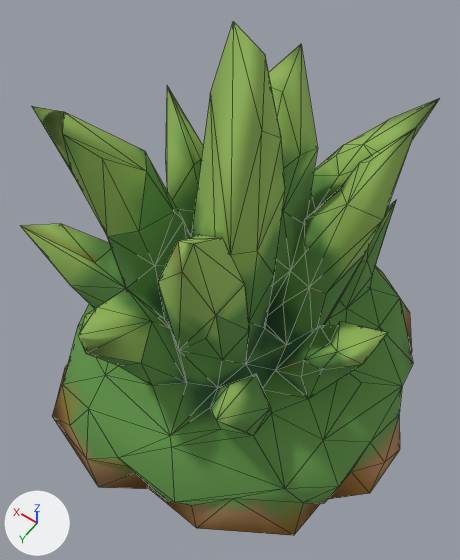
The glTF model public/models/grass-tuft.glb: old version first, new version second.
The view is the same before and after, from a 50 mm lens placed at (-0.492, 0.74, 0.994), pointed at (-0.017, 0.074, -0.052). Every picture has the same lights, and +X, +Y and +Z are marked at lower left. The first picture is the older version. Mesh edges are drawn as thin lines. Where no turn or scale is listed for an object, it has been applied to the vertices. Vertices at exactly the same position are counted once.

Objects in the first picture: 'tripo_node_5d25f9a5-906b-49e7-94e2-2dd1a0c666ba'.
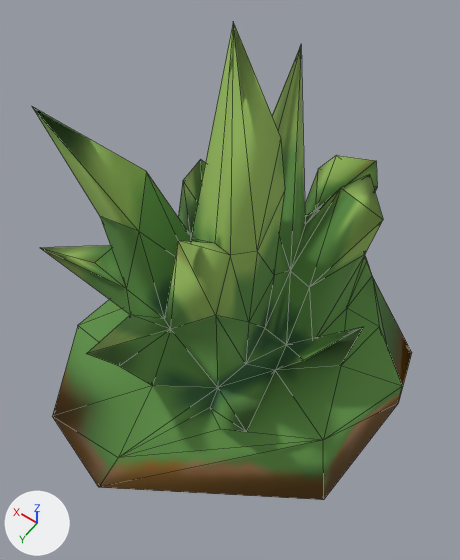
Where the newer file only moved an object's origin or applied its transform, the numbers keep the older frame.

Edits to the bpy script that builds the scene:
```text
Change me_tripo_mesh_5d25f9a5_906b_49e7_94e2_2dd1a0c666ba:
    used by ob_tripo_node_5d25f9a5_906b_49e7_94e2_2dd1a0c666ba; location = (0.0, 0.004, 0.0)
    remove me_tripo_mesh_5d25f9a5_906b_49e7_94e2_2dd1a0c666ba.from_pydata(...)  # 319 vertices, 634 faces; spans x -0.461..0.461, y -0.474..0.474, z -0.5..0.5
    add me_tripo_mesh_5d25f9a5_906b_49e7_94e2_2dd1a0c666ba.from_pydata(...)  # 118 vertices, 232 faces; spans x -0.401..0.397, y -0.427..0.474, z -0.5..0.5
    me_tripo_mesh_5d25f9a5_906b_49e7_94e2_2dd1a0c666ba part 1: 201 vertices removed from x -0.461..0.461, y -0.474..0.452, z -0.5..0.457
```

Where the change shows, as pixel boxes [x1, y1, x2, y2] in the pictures (460 x 560 px):
'tripo_node_5d25f9a5-906b-49e7-94e2-2dd1a0c666ba', reshaped (9% narrower, 7% shorter): before [21, 22, 440, 536]; after [32, 22, 412, 500]
part 1 of me_tripo_mesh_5d25f9a5_906b_49e7_94e2_2dd1a0c666ba, deleted (green): before [21, 22, 440, 536]
